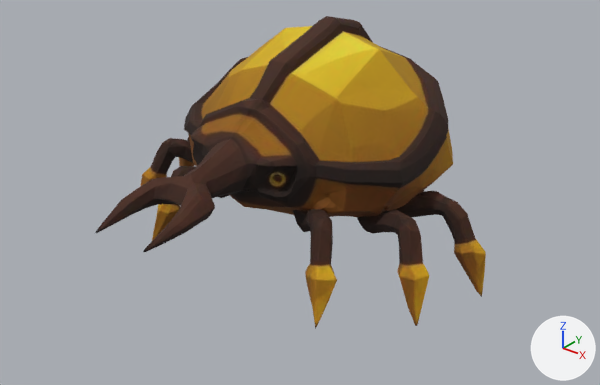
Two versions of the glTF model ecorce/modeles/m_elite_scarabee.glb, one commit apart.
The view is the same before and after, from a 50 mm camera at (1.173, -1.368, 0.762) aimed at (0.062, 0.02, -0.099). The lights are fixed; the arrows at lower right show +X, +Y and +Z. The first picture is the older version. Vertices at exactly the same position are counted once.

The older version as bpy lines, for what is in view:
```python
me_geometry_0 = bpy.data.meshes.new('geometry_0')
me_geometry_0.from_pydata(...)  # 1500 vertices, 2999 faces; spans x -1.0..1.0, y -0.92..0.92, z -0.56..0.56
me_geometry_0.materials.append(mat_material_0)  # picture img_image_0
ob_geometry_0 = bpy.data.objects.new('geometry_0', me_geometry_0)
ob_geometry_0.location = (0.001, -0.001, -0.003)
ob_geometry_0.scale = (0.494, 0.494, 0.494)
```
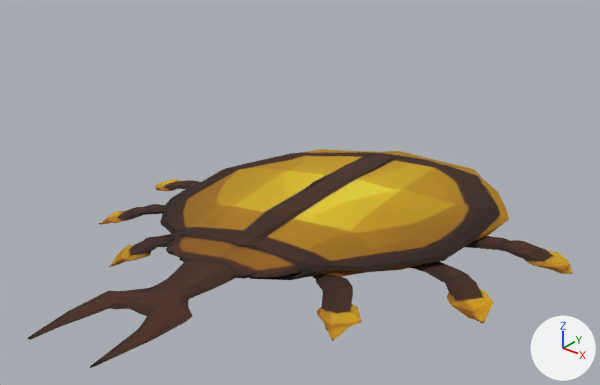
The newer file adds a shape key; the second version is drawn at full value of the shape key 'aplati' of 'geometry_0', and the change is written as the vertex moves it makes.

What differs and where, as boxes (x1, y1, x2, y2) in the pictures (600 x 385 px):
'geometry_0', reshaped, moved, rescaled (40% wider, 30% shorter): before (95, 16, 486, 329); after (27, 149, 573, 368)

The edits, one by one:
me_geometry_0 is used by ob_geometry_0; location (0.001, -0.001, -0.003); scale (0.494, 0.494, 0.494).
me_geometry_0 had 1500 vertices, 2999 faces and spanned x -1.0..1.0, y -0.92..0.92, z -0.56..0.56.
me_geometry_0 now has 1500 vertices, 2999 faces and spans x -0.87..0.87, y -0.48..1.12, z -0.17..0.13.
me_geometry_0 part 1: the whole mesh is multiplied about its middle by the matrix ((0.863, 0.0, -0.017), (0.0, 0.873, -0.001), (0.13, 0.0, 0.113)), then moved by (-0.01, 0.32, 0.03).
Object 'geometry_0' (ob_geometry_0) moves from (0.001, -0.001, -0.003) to (0.001, -0.249, -0.25).
Object 'geometry_0' (ob_geometry_0) is rescaled from (0.494, 0.494, 0.494) to (0.774, 0.774, 0.774).
